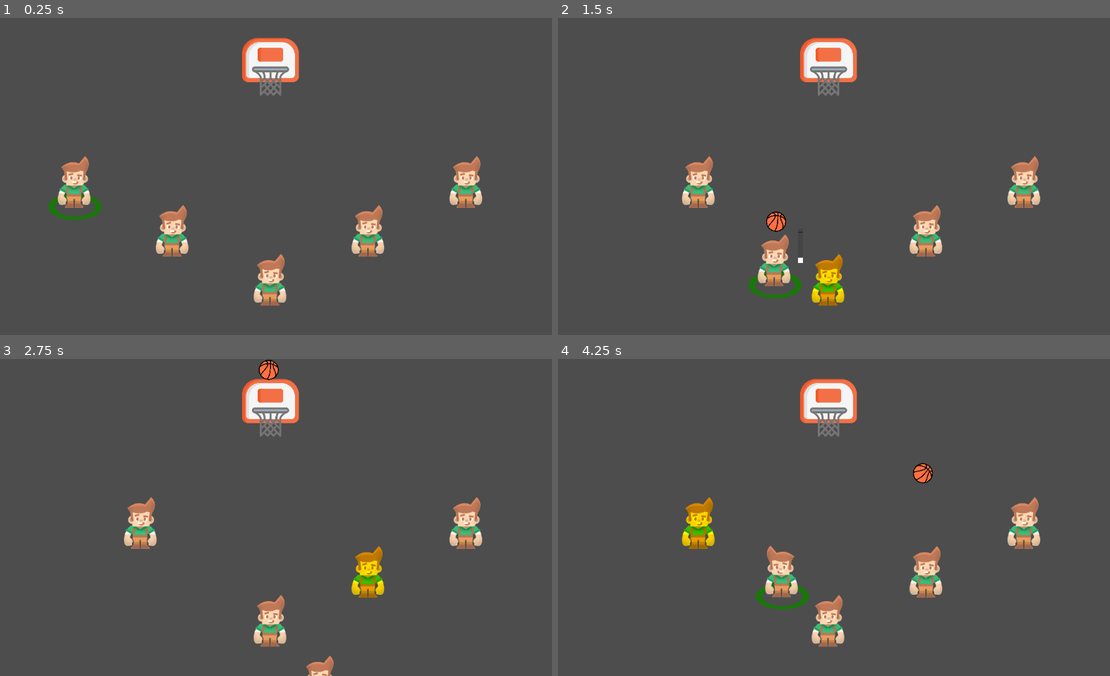
Above: before the commit, frames 1-4 (two rows, left to right).
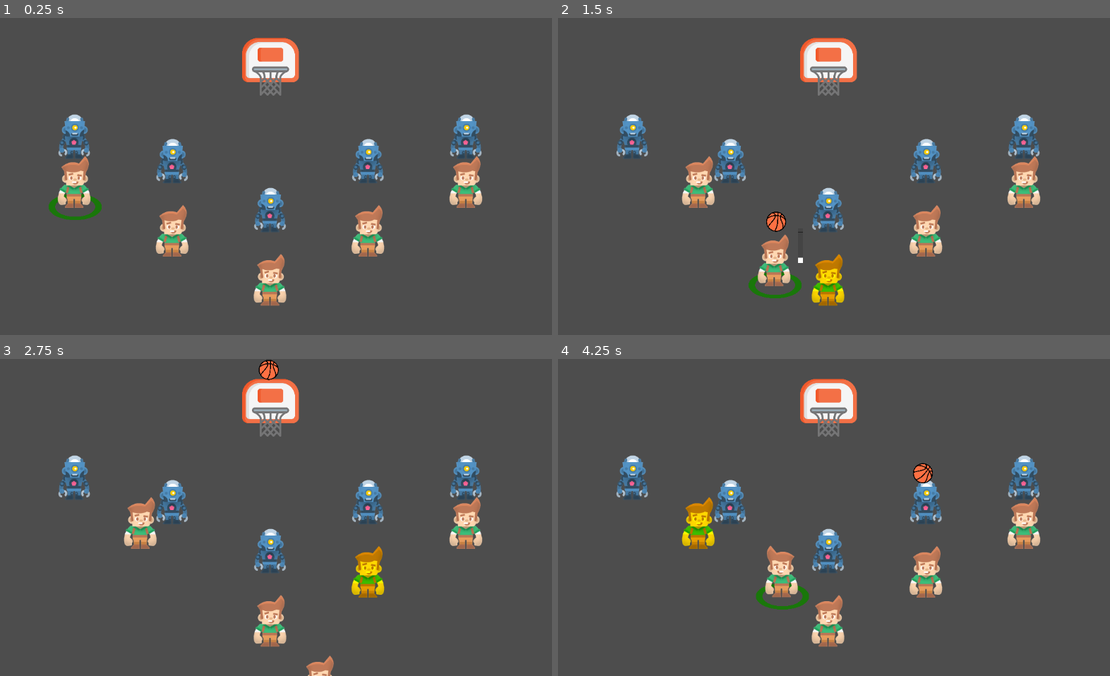
Above: after the commit, the same moments.

Repository: david8zhang/baller-quest-godot
Game: Godot game, scene res://scenes/Main.tscn
Two runs of this game, one before a commit and one after it. Both use one fixed random seed, a clock stepped at 60 frames per second and the inputs below.
Inputs:
- Up to frame 1 (0.25 s): no input
- Up to frame 2 (1.5 s): tap Enter at 0.5 s; hold Right (move_right) 0.53-1.28 s; tap Space (pass) at 0.6 s; hold Down (move_down) from 1.28 s (still down); tap F (shoot_ball) at 1.35 s
- Up to frame 3 (2.75 s): release Down (move_down) at 2.03 s; hold Right (move_right) from 2.03 s (still down); tap Space (pass) at 2.1 s
- Up to frame 4 (4.25 s): release Right (move_right) at 2.78 s; hold Up (move_up) 2.78-3.53 s; tap F (shoot_ball) at 2.85 s; hold Left (move_left) from 3.53 s (still down); tap Space (pass) at 3.6 s

The runs differ from the first frame. In frame 1, 2.7% of the frame differs, in the area x 10-88%, y 30-68%; in frame 2, 2.7%; in frame 3, 2.7%; in frame 4, 2.7%.

Commit message:
added CPU players, enable y-sorting

Diff:
--- /dev/null
+++ b/prefab/CPU.tscn
@@ -0,0 +1,21 @@
+[gd_scene load_steps=3 format=3 uid="uid://bxfoqfrn833gb"]
+
+[ext_resource type="Texture2D" uid="uid://sdjlpgrbj610" path="res://sprites/cpu.png" id="1_ak3t6"]
+
+[sub_resource type="CapsuleShape2D" id="CapsuleShape2D_noc08"]
+radius = 22.0
+height = 90.0
+
+[node name="CPU" type="RigidBody2D"]
+y_sort_enabled = true
+collision_layer = 16
+collision_mask = 16
+gravity_scale = 2.66454e-15
+
+[node name="Sprite2D" type="Sprite2D" parent="."]
+y_sort_enabled = true
+texture = ExtResource("1_ak3t6")
+
+[node name="CollisionShape2D" type="CollisionShape2D" parent="."]
+position = Vector2(1, 19)
+shape = SubResource("CapsuleShape2D_noc08")
--- a/prefab/Player.tscn
+++ b/prefab/Player.tscn
@@ -26,11 +26,13 @@
 debug_color = Color(0, 0.6, 0.701961, 0.419608)
 
 [node name="Highlight" type="Sprite2D" parent="."]
+z_as_relative = false
 position = Vector2(2, 62)
 scale = Vector2(0.0908333, 0.045)
 texture = ExtResource("4_mjso6")
 
 [node name="Sprite2D" type="Sprite2D" parent="."]
+y_sort_enabled = true
 texture = ExtResource("2_qrr0q")
 
 [node name="StateMachine" type="Node2D" parent="."]
--- a/scenes/Main.tscn
+++ b/scenes/Main.tscn
@@ -1,20 +1,29 @@
-[gd_scene load_steps=5 format=3 uid="uid://dsr0v11ggewrq"]
+[gd_scene load_steps=7 format=3 uid="uid://dsr0v11ggewrq"]
 
 [ext_resource type="PackedScene" uid="uid://din6tp3j6rrfm" path="res://prefab/Player.tscn" id="1_rkvvu"]
 [ext_resource type="Script" path="res://scripts/PlayerManager.gd" id="1_xoi36"]
 [ext_resource type="PackedScene" uid="uid://bp4p74n22uoph" path="res://prefab/Hoop.tscn" id="3_4jcto"]
+[ext_resource type="Script" path="res://scripts/CPUManager.gd" id="4_8ecna"]
+[ext_resource type="PackedScene" uid="uid://bxfoqfrn833gb" path="res://prefab/CPU.tscn" id="5_aej1m"]
 
 [sub_resource type="SegmentShape2D" id="SegmentShape2D_b25lt"]
 a = Vector2(-600, 2.08165e-12)
 b = Vector2(600, 2.08165e-12)
 
 [node name="Main" type="Node2D"]
+y_sort_enabled = true
 
 [node name="Camera2D" type="Camera2D" parent="."]
 
-[node name="PlayerManager" type="Node" parent="."]
+[node name="PlayerManager" type="Node2D" parent="."]
+y_sort_enabled = true
 script = ExtResource("1_xoi36")
 player_scene = ExtResource("1_rkvvu")
+
+[node name="CPUManager" type="Node2D" parent="."]
+y_sort_enabled = true
+script = ExtResource("4_8ecna")
+cpu_scene = ExtResource("5_aej1m")
 
 [node name="Hoop" parent="." instance=ExtResource("3_4jcto")]
 position = Vector2(2.08165e-12, -225)
--- a/scripts/Ball.gd
+++ b/scripts/Ball.gd
@@ -39,6 +39,7 @@
 
 
 func _physics_process(delta):
+	z_index = 1000
 	screen_size = get_viewport_rect().size
 	var right_bound = screen_size.x / 2
 	var left_bound = -screen_size.x / 2
--- /dev/null
+++ b/scripts/CPUManager.gd
@@ -0,0 +1,23 @@
+extends Node
+
+
+@export var cpu_scene: PackedScene
+var cpus = []
+
+const CPU_POSITIONS = [
+	Vector2(-400, -100),
+	Vector2(-200, -50),
+	Vector2(0, 50),
+	Vector2(200, -50),
+	Vector2(400, -100)
+]
+
+# Called when the node enters the scene tree for the first time.
+func _ready():
+	var i = 0
+	for pos in CPU_POSITIONS:
+		var new_cpu = cpu_scene.instantiate()
+		new_cpu.global_position = pos
+		cpus.append(new_cpu)
+		add_child(new_cpu)
+		i += 1
--- a/scripts/Hoop.gd
+++ b/scripts/Hoop.gd
@@ -1,5 +1,7 @@
 class_name Hoop
 extends StaticBody2D
+
+@onready var net = $Net as Sprite2D
 
 func disable_rim_collider():
 	set_collision_mask_value(3, true)
@@ -8,3 +10,6 @@
 func enable_rim_collider():
 	set_collision_mask_value(2, true)
 	set_collision_layer_value(2, true)
+
+func _process(delta):
+	net.z_index = 2000
--- a/scripts/PlayerManager.gd
+++ b/scripts/PlayerManager.gd
@@ -5,7 +5,7 @@
 var selected_player: Player = null
 var players: Array = []
 
-var player_positions = [
+const PLAYER_POSITIONS = [
 	Vector2(-400, 0),
 	Vector2(-200, 100),
 	Vector2(0, 200),
@@ -16,7 +16,7 @@
 # Called when the node enters the scene tree for the first time.
 func _ready():
 	var i = 0
-	for pos in player_positions:
+	for pos in PLAYER_POSITIONS:
 		var new_player = player_scene.instantiate()
 		new_player.global_position = pos
 		players.append(new_player)
